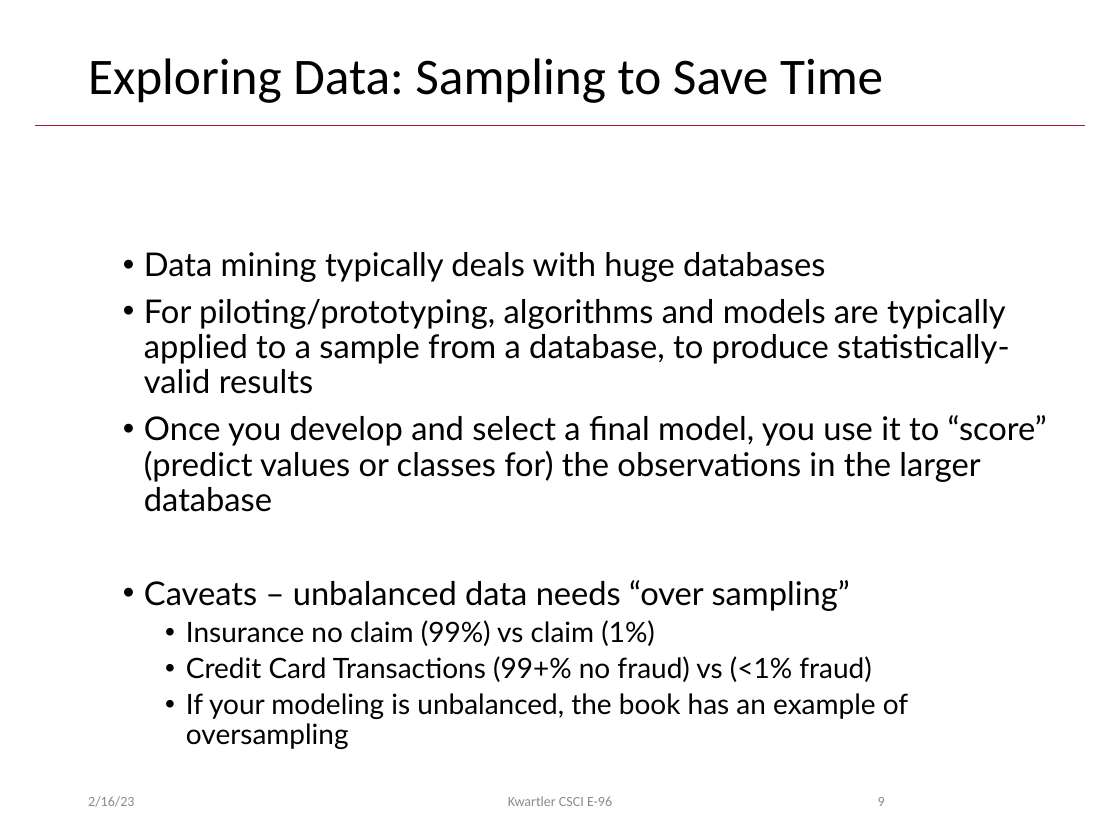
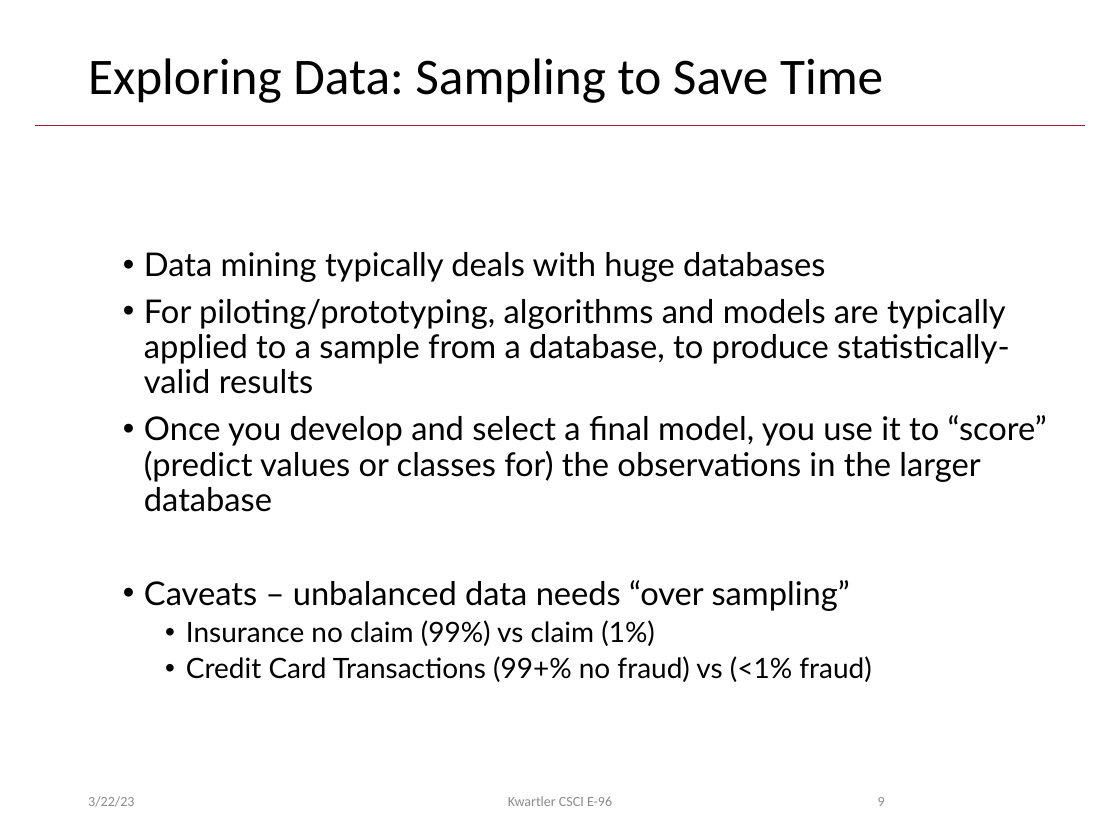
Before and after one commit to kwartler/Hult_Visualizing-Analyzing-Data-with-R, a slide deck: slide 9 of BAN1/B_Mar22/B_EDA_Practice.pptx. Drawn at 1120x840 pixels with LibreOffice and Linux fonts; fonts in the diff are those of the drawing. Boxes give left, top, right and bottom in pixels: in the first picture for what was removed or moved away, otherwise in the second. Text is boxed around its words. In the diff, an @@ line names an element or a change of style, - is before the commit and + after.

```diff
--- a/BAN1/B_Mar22/B_EDA_Practice.pptx
+++ b/BAN1/B_Mar22/B_EDA_Practice.pptx
@@ text at (186,693,908,749): paragraph removed @@
-  • If your modeling is unbalanced, the book has an example of oversampling
@@ text at (88,796,134,807): text changed @@
-2/16/23
+3/22/23
```
Also in this commit, not shown: 12 other slides changed, 1 other file.
